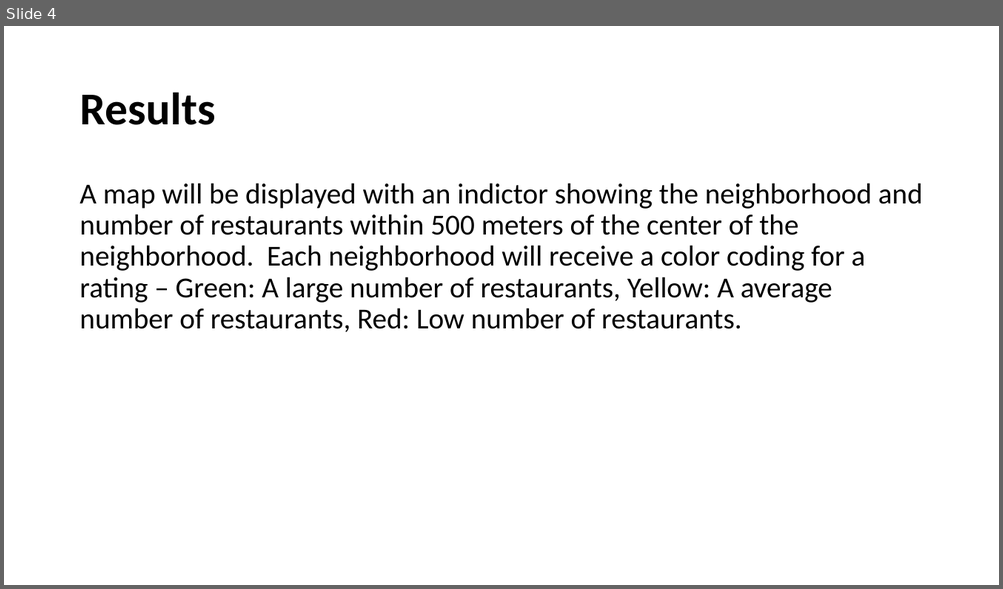
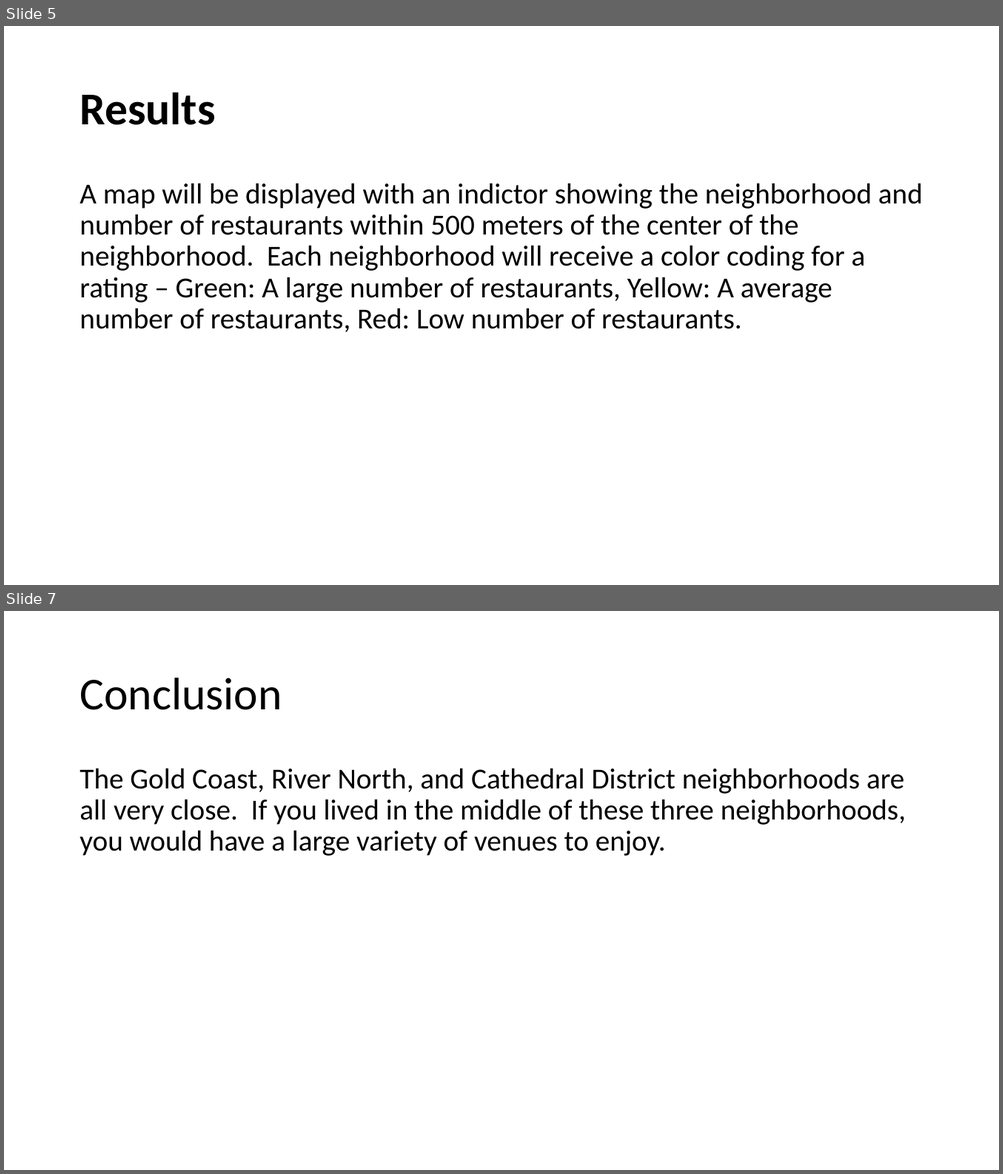
Before and after one commit to coxprestbury/Capstone, a slide deck: Capstone.pptx. Shown one above the other, each under a label of ours: slide 4 before the commit, slides 5 and 7 after it; the slides between them are not shown. The pictures are 1003x589 and 1003x1174 pixels, drawn with LibreOffice and Linux fonts; fonts in the diff are those of the drawing. Boxes give left, top, right and bottom in pixels: in the first picture for what was removed or moved away, otherwise in the second. Text is boxed around its words. In the diff, an @@ line names an element or a change of style, - is before the commit and + after.

```diff
--- a/Capstone.pptx
+++ b/Capstone.pptx
@@ slide 7 added at bbox=[4, 611, 999, 1170], background #FFFFFF @@
@@ title added at bbox=[79, 678, 282, 710], 44 pt, text #000000 @@
+Conclusion
@@ text added at bbox=[79, 768, 905, 856], 28 pt, text #000000 @@
+The Gold Coast, River North, and Cathedral District neighborhoods are all very close. If you lived in the middle of these three neighborhoods, you would have a large variety of venues to enjoy.
@@ what was slide 4 is now slide 5 @@
```
Also in this commit, not shown: 2 other slides added.
